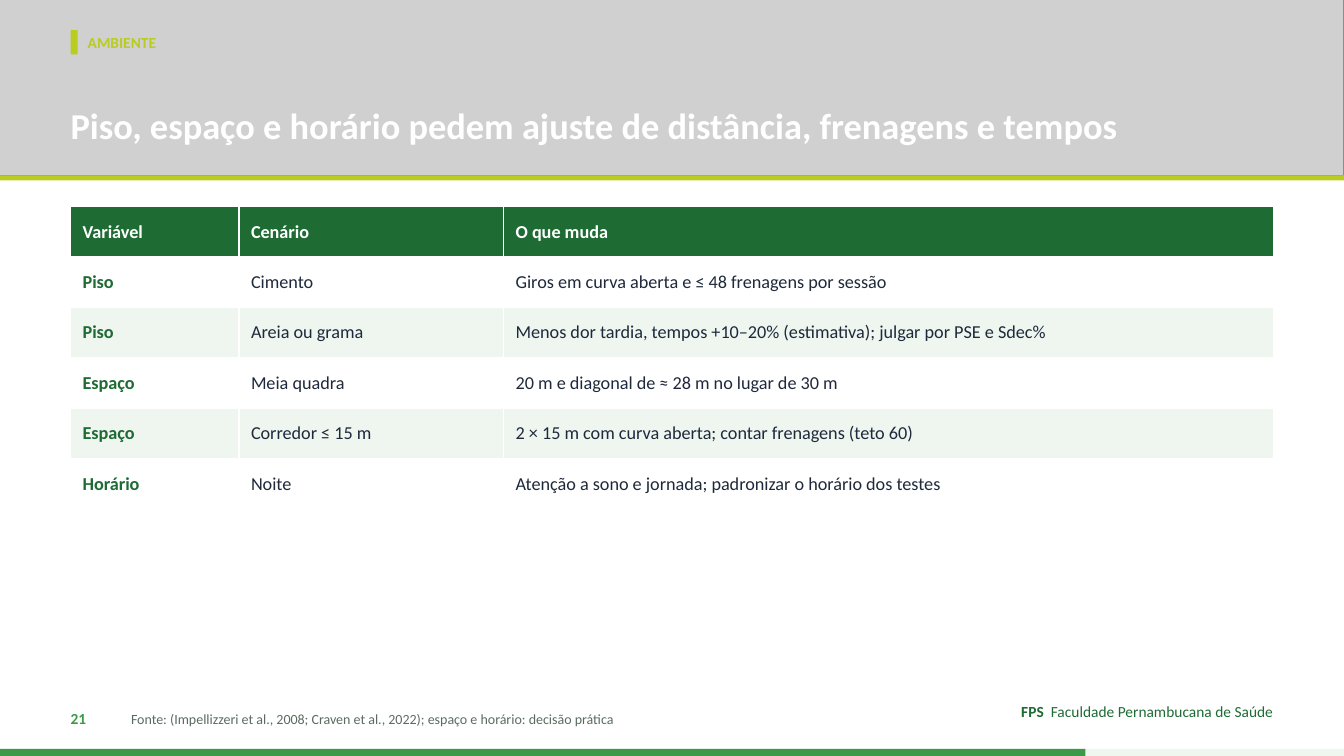
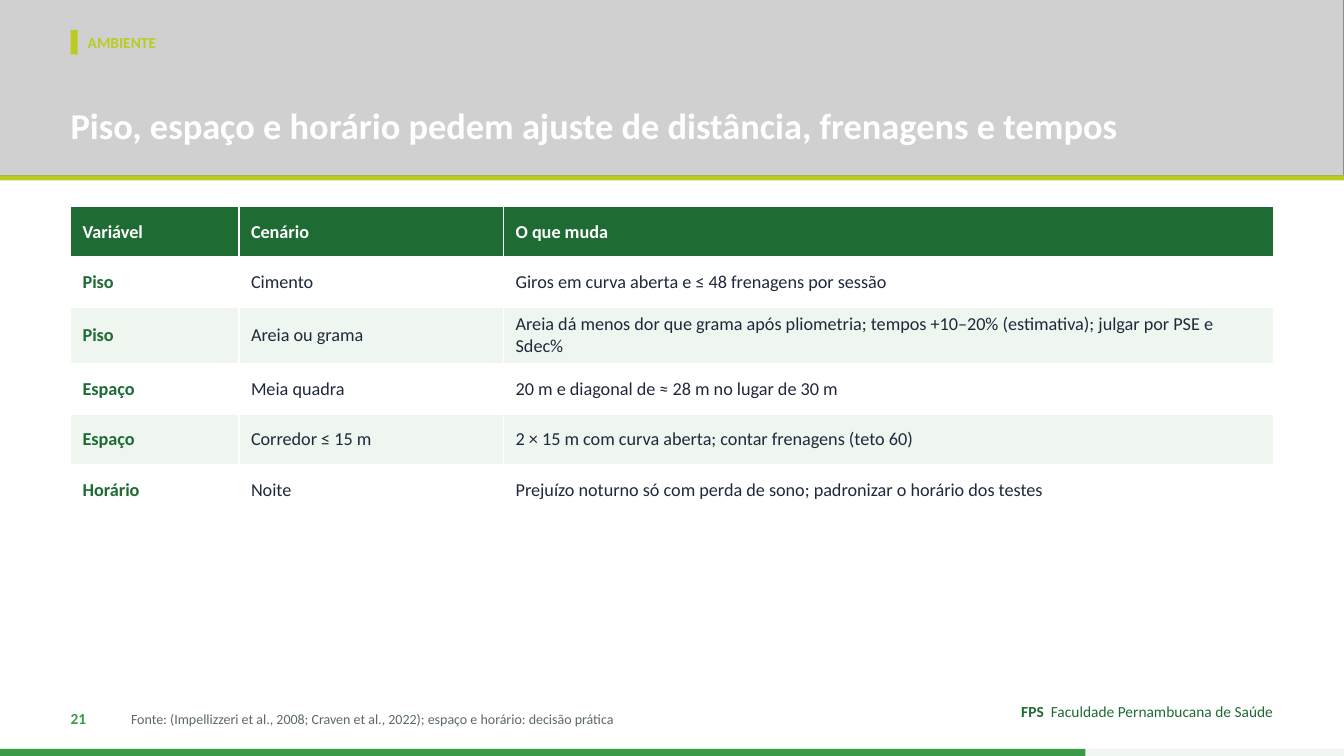
Before and after one commit to Institutomoraisandrade/CRM, a slide deck: slide 21 of trabalho-fps/trabalhos/2026-11-11-handebol-rsa/apresentacao.pptx. Drawn at 1344x756 pixels with LibreOffice and Linux fonts; fonts in the diff are those of the drawing; grey boxes stand for pictures. Boxes give left, top, right and bottom in pixels: in the first picture for what was removed or moved away, otherwise in the second. Text is boxed around its words. In the diff, an @@ line names an element or a change of style, - is before the commit and + after.

```diff
--- a/trabalho-fps/trabalhos/2026-11-11-handebol-rsa/apresentacao.pptx
+++ b/trabalho-fps/trabalhos/2026-11-11-handebol-rsa/apresentacao.pptx
@@ table at <box>71,207,1274,509</box> @@
-row 3, column 3: Menos dor tardia, tempos +10–20% (estimativa); julgar por PSE e Sdec%
+row 3, column 3: Areia dá menos dor que grama após pliometria; tempos +10–20% (estimativa); julgar por PSE e Sdec%
-row 6, column 3: Atenção a sono e jornada; padronizar o horário dos testes
+row 6, column 3: Prejuízo noturno só com perda de sono; padronizar o horário dos testes
```
Also in this commit, not shown: 3 other slides changed, 3 other files.
